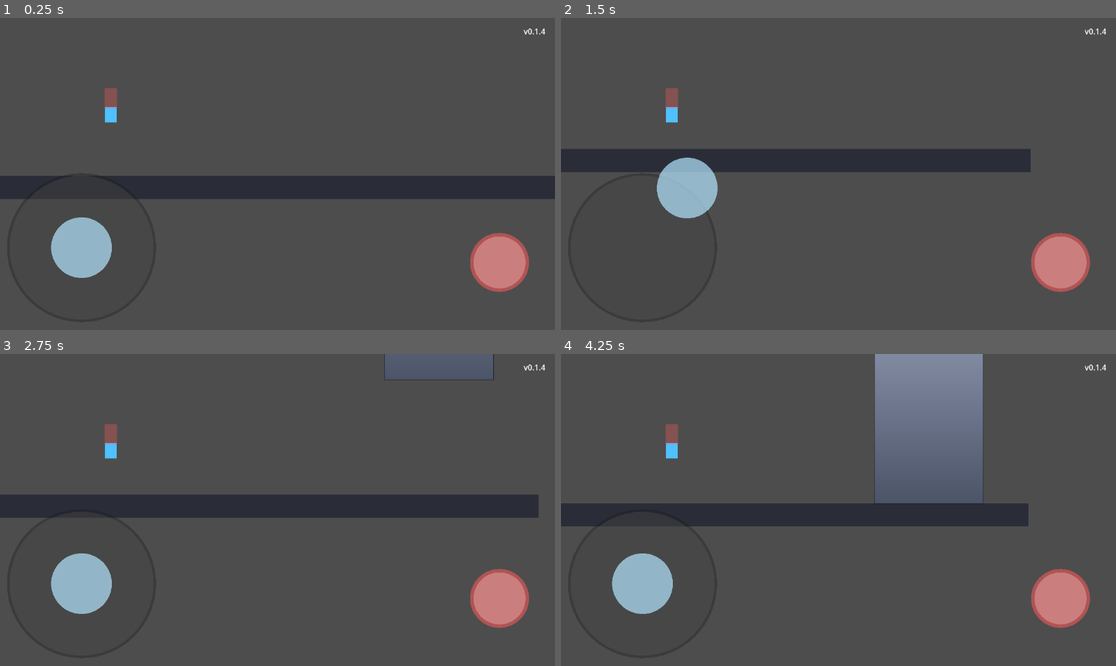
Above: before the commit, frames 1-4 (two rows, left to right).
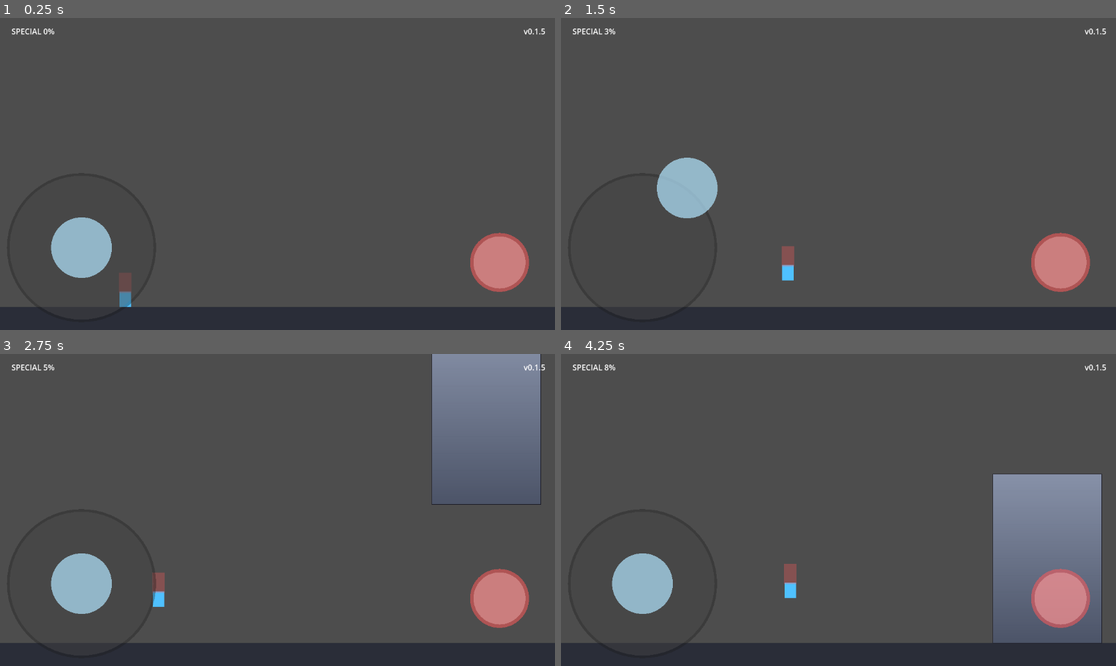
Above: after the commit, the same moments.

Repository: jenemia/BuildingSlash
Game: Godot game, scene res://node_2d.tscn
Same seed, same stepped clock (60 frames per second), same inputs: the game is played once before the commit and once after it.
Inputs (mouse positions are in pixels of both pictures, inside the frame that each line leads up to):
- Up to frame 1 (0.25 s): no input
- Up to frame 2 (1.5 s): move the mouse to (960, 158) at 0.52 s; hold D (move_right) 0.53-1.25 s; tap Z (attack) at 0.6 s; click (960, 158) at 0.67 s; tap Space (jump) at 0.77, 1.07 s; tap X (special, bound only after the commit) at 0.8 s; drag from (727, 189) to (672, 99) at 1.27 s
- Up to frame 3 (2.75 s): move the mouse to (333, 441) at 2.02 s; hold A (move_left) from 2.03 s (still down); tap Space (jump) at 2.1 s; tap Z (attack) at 2.3 s
- Up to frame 4 (4.25 s): release A (move_left) at 2.75 s; drag from (810, 572) to (672, 463) at 2.77 s; move the mouse to (1005, 556) at 3.52 s; hold D (move_right) from 3.53 s (still down); tap X (special, bound only after the commit) at 3.6 s; tap Space (jump) at 3.77, 3.8, 4.07 s

The runs differ from the first frame. In frame 1, 14% of the frame differs, in the area x 0-100%, y 3-100%; in frame 2, 13%; in frame 3, 24%; in frame 4, 31%, in the area x 0-100%, y 0-100%.
Error in both runs: Invalid access to property or key 'shape' on a base object of type 'Nil'. (res://scripts/world/falling_block.gd:104)

Commit message:
feat(player): add special gauge and screen clear skill for T07

Diff:
--- a/node_2d.tscn
+++ b/node_2d.tscn
@@ -11,7 +11,7 @@
 
 [node name="Node2D" type="Node2D" unique_id=1771244610]
 script = ExtResource("1_root")
-ground_bottom_margin = 50.0
+ground_bottom_margin = 0.0
 
 [node name="Player" parent="." instance=ExtResource("1_dwb4w")]
 
@@ -58,6 +58,13 @@
 horizontal_alignment = 2
 text = "v0.0.0"
 
+[node name="SpecialGaugeLabel" type="Label" parent="HUD"]
+offset_left = 24.0
+offset_top = 16.0
+offset_right = 340.0
+offset_bottom = 52.0
+text = "SPECIAL 0%"
+
 [node name="MobileControls" type="CanvasLayer" parent="."]
 layer = 10
 
--- a/project.godot
+++ b/project.godot
@@ -15,7 +15,7 @@
 config/features=PackedStringArray("4.6", "Mobile")
 config/icon="res://icon.svg"
 
-config/version="0.1.4"
+config/version="0.1.5"
 [input]
 
 move_left={
@@ -43,6 +43,11 @@
 "events": [Object(InputEventKey,"resource_local_to_scene":false,"resource_name":"","device":-1,"window_id":0,"alt_press …(203 unchanged characters)…
 ]
 }
+special={
+"deadzone": 0.5,
+"events": [Object(InputEventKey,"resource_local_to_scene":false,"resource_name":"","device":-1,"window_id":0,"alt_pressed":false,"shift_pressed":false,"ctrl_pressed":false,"meta_pressed":false,"pressed":false,"keycode":88,"physical_keycode":88,"key_label":88,"unicode":120,"location":0,"echo":false,"script":null)
+]
+}
 
 [dotnet]
 
--- a/scenes/player/Player.tscn
+++ b/scenes/player/Player.tscn
@@ -1,7 +1,8 @@
-[gd_scene load_steps=6 format=3]
+[gd_scene load_steps=7 format=3]
 
 [ext_resource type="Script" path="res://scripts/player/player_controller.gd" id="1_i2wq8"]
 [ext_resource type="Script" path="res://scripts/player/player_attack.gd" id="2_0r4wo"]
+[ext_resource type="Script" path="res://scripts/player/player_special.gd" id="3_special"]
 
 [sub_resource type="RectangleShape2D" id="RectangleShape2D_8f7hj"]
 size = Vector2(24, 32)
@@ -34,3 +35,6 @@
 
 [node name="AttackComponent" type="Node" parent="."]
 script = ExtResource("2_0r4wo")
+
+[node name="SpecialComponent" type="Node" parent="."]
+script = ExtResource("3_special")
--- a/scripts/main/game_root.gd
+++ b/scripts/main/game_root.gd
@@ -1,12 +1,10 @@
 extends Node2D
 
 @export var ground_bottom_margin: float = 0.0
-@export var min_ground_width: float = 1280.0
-@export var player_spawn_gap_from_ground: float = 160.0
+@export var player_spawn_height_from_ground: float = 16.0
 @export var hud_margin_right: float = 20.0
 @export var hud_margin_top: float = 16.0
-@export var camera_x_ratio: float = 0.30
-@export var camera_y_ratio: float = 0.19
+@export var lock_camera_to_viewport: bool = true
 
 @onready var ground: StaticBody2D = $Ground
 @onready var ground_collision: CollisionShape2D = $Ground/CollisionShape2D
@@ -14,12 +12,15 @@
 @onready var player: Node2D = $Player
 @onready var camera: Camera2D = $Player/Camera2D
 @onready var version_label: Label = $HUD/VersionLabel
+@onready var special_gauge_label: Label = $HUD/SpecialGaugeLabel
 
 func _ready() -> void:
 	_layout_for_viewport()
 	if get_viewport() != null:
 		get_viewport().size_changed.connect(_layout_for_viewport)
 	_update_version_label()
+	_bind_special_signal()
+	_update_special_gauge_label()
 
 func _layout_for_viewport() -> void:
 	if ground_collision == null:
@@ -30,7 +31,7 @@
 	if rect == null:
 		return
 
-	var width := maxf(min_ground_width, viewport_size.x)
+	var width := viewport_size.x
 	rect.size = Vector2(width, rect.size.y)
 
 	var half_h := rect.size.y * 0.5
@@ -47,10 +48,11 @@
 
 	if player != null:
 		var top_y := ground.position.y - half_h
-		player.position.y = minf(player.position.y, top_y - player_spawn_gap_from_ground)
+		player.position.y = top_y - player_spawn_height_from_ground
 
-	if camera != null:
-		camera.position = Vector2(viewport_size.x * camera_x_ratio, viewport_size.y * camera_y_ratio)
+	if camera != null and lock_camera_to_viewport:
+		camera.top_level = true
+		camera.global_position = viewport_size * 0.5
 
 	if version_label != null:
 		var s := version_label.size
@@ -63,3 +65,27 @@
 
 func _read_version() -> String:
 	return str(ProjectSettings.get_setting("application/config/version", "0.0.0"))
+
+func _process(_delta: float) -> void:
+	_update_special_gauge_label()
+
+func _bind_special_signal() -> void:
+	if player == null:
+		return
+	var special_component: Node = player.get_node_or_null("SpecialComponent")
+	if special_component == null:
+		return
+	if special_component.has_signal("gauge_changed"):
+		special_component.connect("gauge_changed", _on_special_gauge_changed)
+
+func _on_special_gauge_changed(_current: float, _max_value: float) -> void:
+	_update_special_gauge_label()
+
+func _update_special_gauge_label() -> void:
+	if special_gauge_label == null or player == null:
+		return
+	if not player.has_method("get_special_ratio"):
+		special_gauge_label.text = "SPECIAL --"
+		return
+	var ratio := float(player.call("get_special_ratio"))
+	special_gauge_label.text = "SPECIAL %d%%" % int(round(ratio * 100.0))
--- a/scripts/player/player_attack.gd
+++ b/scripts/player/player_attack.gd
@@ -1,4 +1,6 @@
 extends Node
+
+signal hit_confirmed(target: Node, damage: int)
 
 @export var debug_print: bool = true
 @export var attack_damage: int = 1
@@ -84,6 +86,7 @@
 
 	if target.has_method("take_hit"):
 		target.call("take_hit", attack_damage, player)
+		emit_signal("hit_confirmed", target, attack_damage)
 		if debug_print:
 			print("[Attack] hit target=%s damage=%d" % [target.name, attack_damage])
 		return
--- a/scripts/player/player_controller.gd
+++ b/scripts/player/player_controller.gd
@@ -20,8 +20,9 @@
 var _debug_accum: float = 0.0
 var _bounce_cd_left: float = 0.0
 
-@onready var guard_component: Node = $GuardComponent
-@onready var attack_component: Node = $AttackComponent
+@onready var guard_component: Node = get_node_or_null("GuardComponent")
+@onready var attack_component: Node = get_node_or_null("AttackComponent")
+@onready var special_component: Node = get_node_or_null("SpecialComponent")
 @onready var body_visual: CanvasItem = $BodyVisual
 
 func _ready() -> void:
@@ -153,6 +154,23 @@
 		return bool(attack_component.call("is_attack_active"))
 	return false
 
+func get_special_current() -> float:
+	if special_component == null:
+		return 0.0
+	return float(special_component.get("special_gauge"))
+
+func get_special_max() -> float:
+	if special_component == null:
+		return 0.0
+	return float(special_component.get("max_special_gauge"))
+
+func get_special_ratio() -> float:
+	if special_component == null:
+		return 0.0
+	if special_component.has_method("get_gauge_ratio"):
+		return float(special_component.call("get_gauge_ratio"))
+	return 0.0
+
 func request_contact_bounce(source: Node = null, normal: Vector2 = Vector2.UP, force_attack_bonus: bool = false) -> bool:
 	if _bounce_cd_left > 0.0:
 		return false
@@ -178,7 +196,7 @@
 	return true
 
 func _validate_input_actions() -> void:
-	var required_actions := ["move_left", "move_right", "jump", "guard"]
+	var required_actions := ["move_left", "move_right", "jump", "guard", "special"]
 	for action in required_actions:
 		if not InputMap.has_action(action):
 			push_warning("[PlayerController] Missing input action: %s" % action)
--- /dev/null
+++ b/scripts/player/player_special.gd
@@ -0,0 +1,80 @@
+extends Node
+
+signal gauge_changed(current: float, max_value: float)
+signal special_cast(cleared_count: int)
+
+@export var max_special_gauge: float = 100.0
+@export var special_cost: float = 100.0
+@export var gain_per_hit: float = 18.0
+@export var passive_gain_per_second: float = 2.0
+@export var cast_cooldown: float = 0.75
+@export var special_damage: int = 999
+@export var debug_print: bool = false
+
+var special_gauge: float = 0.0
+var _cooldown_left: float = 0.0
+
+@onready var player: CharacterBody2D = get_parent() as CharacterBody2D
+@onready var attack_component: Node = get_node_or_null("../AttackComponent")
+
+func _ready() -> void:
+	_validate_input_actions()
+	if attack_component != null and attack_component.has_signal("hit_confirmed"):
+		attack_component.connect("hit_confirmed", _on_attack_hit_confirmed)
+	_emit_gauge()
+
+func _physics_process(delta: float) -> void:
+	if _cooldown_left > 0.0:
+		_cooldown_left = maxf(0.0, _cooldown_left - delta)
+
+	if passive_gain_per_second > 0.0:
+		add_gauge(passive_gain_per_second * delta)
+
+	if Input.is_action_just_pressed("special"):
+		_try_cast_special()
+
+func add_gauge(amount: float) -> void:
+	if amount <= 0.0:
+		return
+	special_gauge = clampf(special_gauge + amount, 0.0, max_special_gauge)
+	_emit_gauge()
+
+func can_cast_special() -> bool:
+	return _cooldown_left <= 0.0 and special_gauge >= special_cost
+
+func get_gauge_ratio() -> float:
+	if max_special_gauge <= 0.0:
+		return 0.0
+	return clampf(special_gauge / max_special_gauge, 0.0, 1.0)
+
+func _try_cast_special() -> void:
+	if not can_cast_special():
+		if debug_print:
+			print("[Special] not ready gauge=%.1f/%.1f cd=%.2f" % [special_gauge, max_special_gauge, _cooldown_left])
+		return
+
+	special_gauge = maxf(0.0, special_gauge - special_cost)
+	_cooldown_left = cast_cooldown
+	_emit_gauge()
+
+	var cleared_count := 0
+	for n in get_tree().get_nodes_in_group("falling_block"):
+		if n == null:
+			continue
+		if n.has_method("take_damage"):
+			n.call("take_damage", special_damage, player)
+			cleared_count += 1
+
+	emit_signal("special_cast", cleared_count)
+	if debug_print:
+		print("[Special] cast cleared=%d" % cleared_count)
+
+func _on_attack_hit_confirmed(_target: Node, damage: int) -> void:
+	add_gauge(float(maxi(1, damage)) * gain_per_hit)
+
+func _emit_gauge() -> void:
+	emit_signal("gauge_changed", special_gauge, max_special_gauge)
+
+func _validate_input_actions() -> void:
+	if not InputMap.has_action("special"):
+		push_warning("[PlayerSpecial] Missing input action: special")
Not shown, changed: VERSION.txt
Not shown, added: scripts/main/game_root.gd.uid
Not shown, added: scripts/player/player_special.gd.uid
Not shown, changed: index.html
Not shown, changed: index.pck
